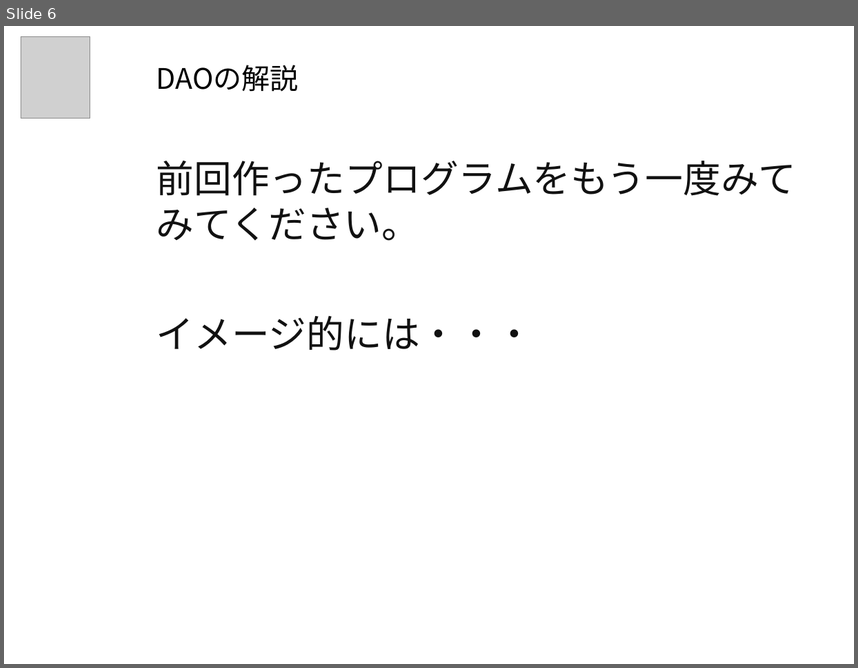
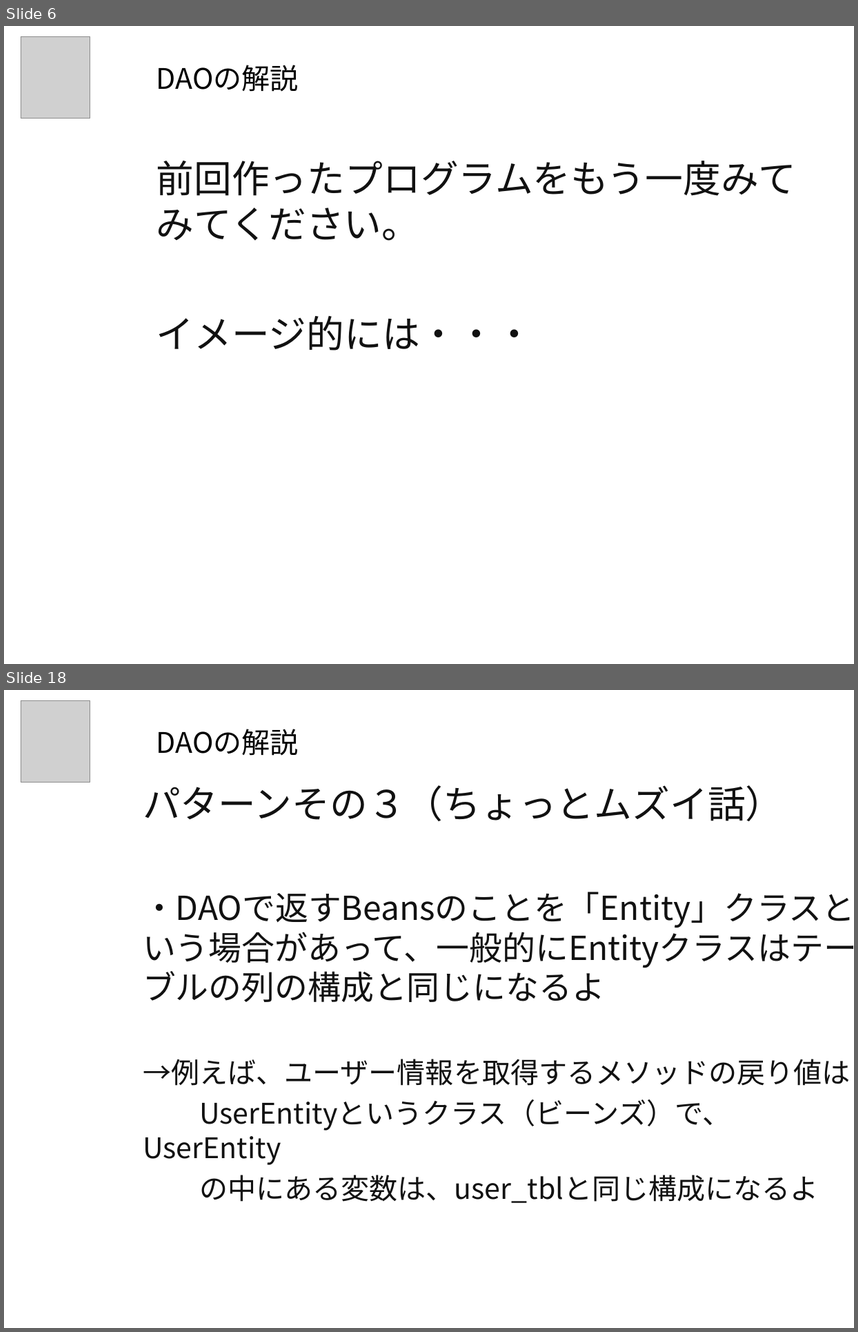
Before and after one commit to nishino-naoyuki/2018Web, a slide deck: ppt/Webアプリケーション開発演習B_15.ppt. Shown one above the other, each under a label of ours: slide 6 before the commit, slides 6 and 18 after it; the slides between them are not shown. The pictures are 858x668 and 858x1332 pixels, drawn with LibreOffice and Linux fonts; fonts in the diff are those of the drawing; grey boxes stand for pictures; background and template pictures are left out. Boxes give left, top, right and bottom in pixels: in the first picture for what was removed or moved away, otherwise in the second. Text is boxed around its words. In the diff, an @@ line names an element or a change of style, - is before the commit and + after.

```diff
--- a/ppt/Webアプリケーション開発演習B_15.ppt
+++ b/ppt/Webアプリケーション開発演習B_15.ppt
@@ slide 18 added at (4, 690, 854, 1328), background picture (left out) @@
@@ picture added at (21, 701, 91, 782) @@
@@ title added at (156, 729, 299, 756), 24 pt, text #000000 @@
+DAOの解説
@@ text added at (143, 785, 854, 1203), 24 pt, text #111111 @@
+パターンその３（ちょっとムズイ話）
+・DAOで返すBeansのことを「Entity」クラスという場合があって、一般的にEntityクラスはテーブルの列の構成と同じになるよ
+→例えば、ユーザー情報を取得するメソッドの戻り値は
+UserEntityというクラス（ビーンズ）で、UserEntity
+の中にある変数は、user_tblと同じ構成になるよ
```
Also in this commit, not shown: 29 other slides added, 1 slide removed, 2 other files.
